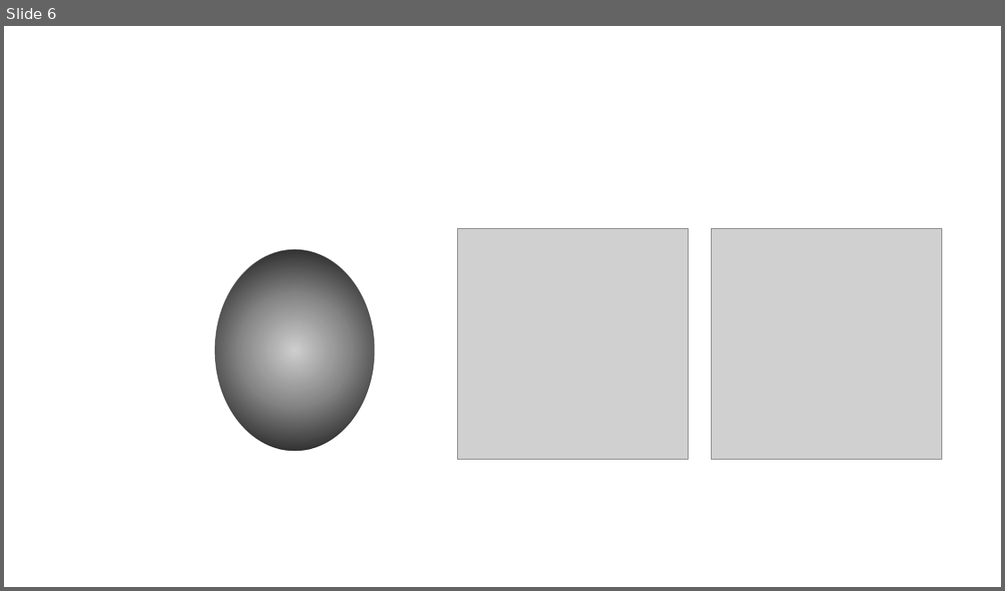
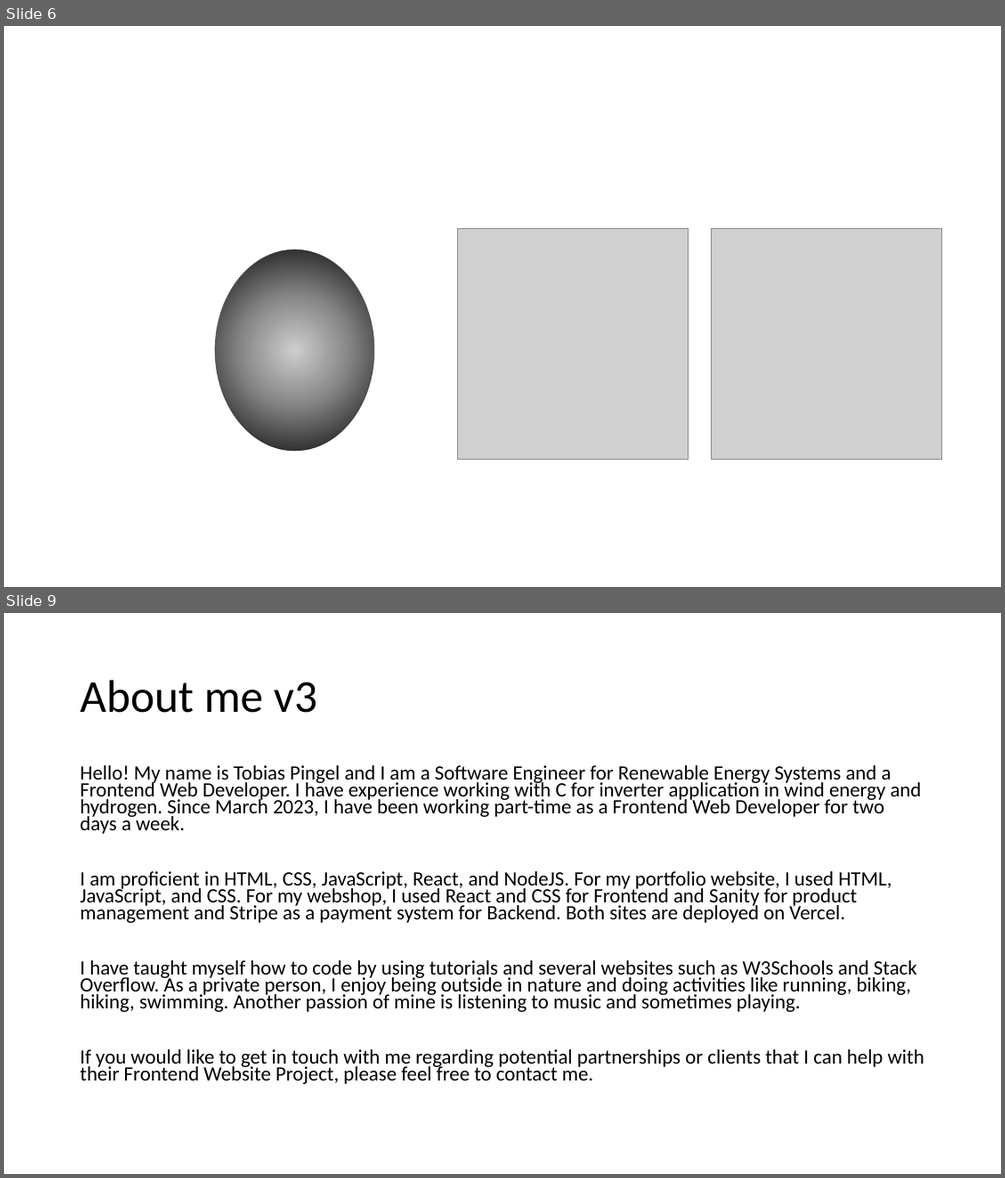
Before and after one commit to topengl/JsCssLanding, a slide deck: images/pictures.pptx. Shown one above the other, each under a label of ours: slide 6 before the commit, slides 6 and 9 after it; the slides between them are not shown. The pictures are 1005x591 and 1005x1178 pixels, drawn with LibreOffice and Linux fonts; fonts in the diff are those of the drawing; grey boxes stand for pictures. Boxes give left, top, right and bottom in pixels: in the first picture for what was removed or moved away, otherwise in the second. Text is boxed around its words. In the diff, an @@ line names an element or a change of style, - is before the commit and + after.

Commit message:
adding about me text, skills, experience, education links for the whole box, not just the clickable button add github and linkedin links add message while send change styling: - variables for colors - underlined links in about me section are now text decoration - not using hover to discover content anymore, because on touchscreens the user does not have control for hover -

```diff
--- a/images/pictures.pptx
+++ b/images/pictures.pptx
@@ slide 9 added at <box>4,613,1001,1174</box>, background #FFFFFF @@
@@ title added at <box>80,680,317,713</box>, 44 pt, text #000000 @@
+About me v3
@@ text added at <box>80,765,924,1084</box>, 19.6 pt, text #000000 @@
+Hello! My name is Tobias Pingel and I am a Software Engineer for Renewable Energy Systems and a Frontend Web Developer. I have experience working with C for inverter application in wind energy and hydrogen. Since March 2023, I have been working part-time as a Frontend Web Developer for two days a week.
+I am proficient in HTML, CSS, JavaScript, React, and NodeJS. For my portfolio website, I used HTML, JavaScript, and CSS. For my webshop, I used React and CSS for Frontend and Sanity for product management and Stripe as a payment system for Backend. Both sites are deployed on Vercel.
+I have taught myself how to code by using tutorials and several websites such as W3Schools and Stack Overflow. As a private person, I enjoy being outside in nature and doing activities like running, biking, hiking, swimming. Another passion of mine is listening to music and sometimes playing.
+If you would like to get in touch with me regarding potential partnerships or clients that I can help with their Frontend Website Project, please feel free to contact me.
```
Also in this commit, not shown: 2 other slides added, 2 other files.
